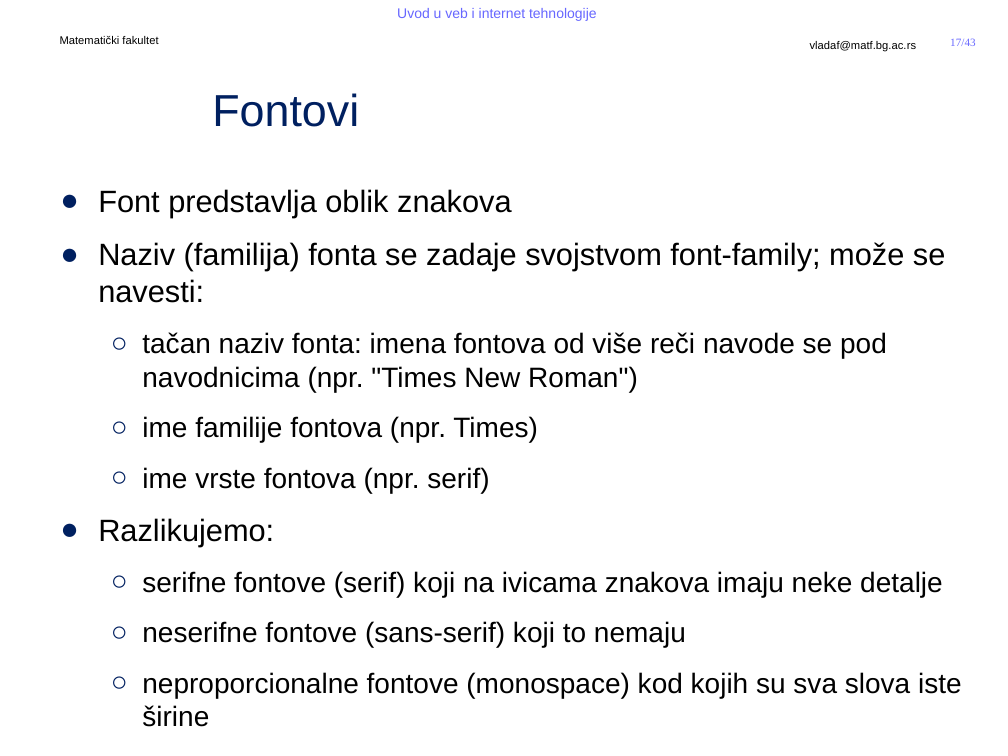
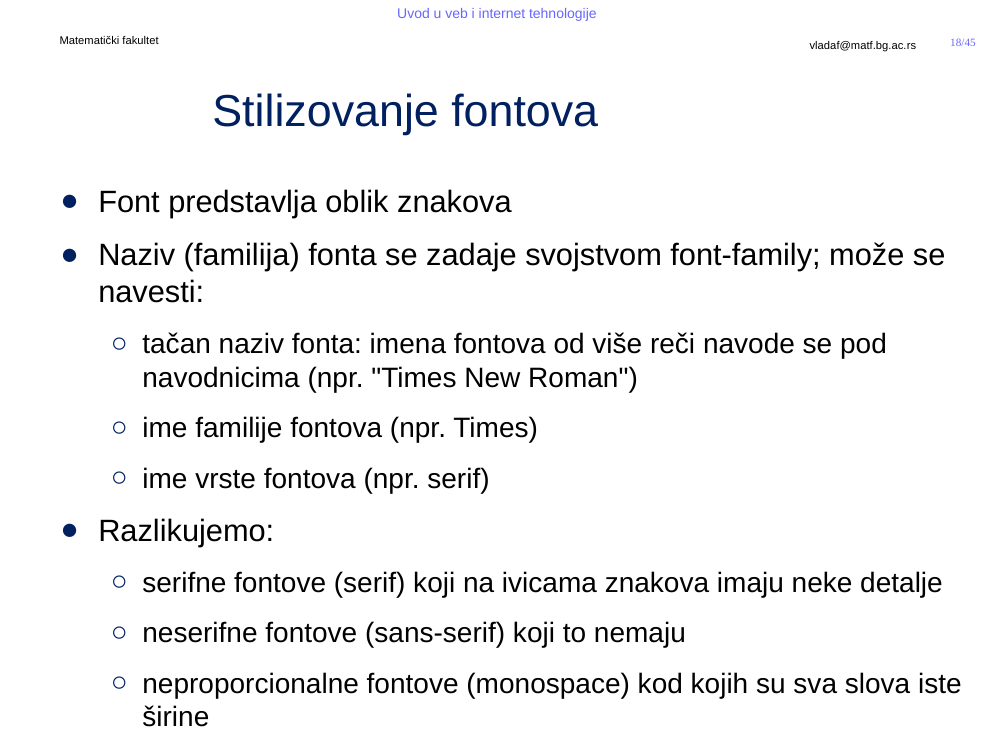
Before and after one commit to MatfUVIT/info, a slide deck: slide 18 of predavanja/prezentacije/UVIT04-01-Stilovi-CSS.pptx (slide 17 before the commit). Drawn at 1008x756 pixels with LibreOffice and Linux fonts; fonts in the diff are those of the drawing; background and template pictures are left out. Boxes give left, top, right and bottom in pixels: in the first picture for what was removed or moved away, otherwise in the second. Text is boxed around its words. In the diff, an @@ line names an element or a change of style, - is before the commit and + after.

```diff
--- a/predavanja/prezentacije/UVIT04-01-Stilovi-CSS.pptx
+++ b/predavanja/prezentacije/UVIT04-01-Stilovi-CSS.pptx
@@ page number at [950,38,976,46]: text changed @@
-17/43
+18/45
@@ title at [212,93,598,135]: text changed @@
-Fontovi
+Stilizovanje fontova
```
Also in this commit, not shown: 12 other slides changed, 2 slides added, 48 other files.
